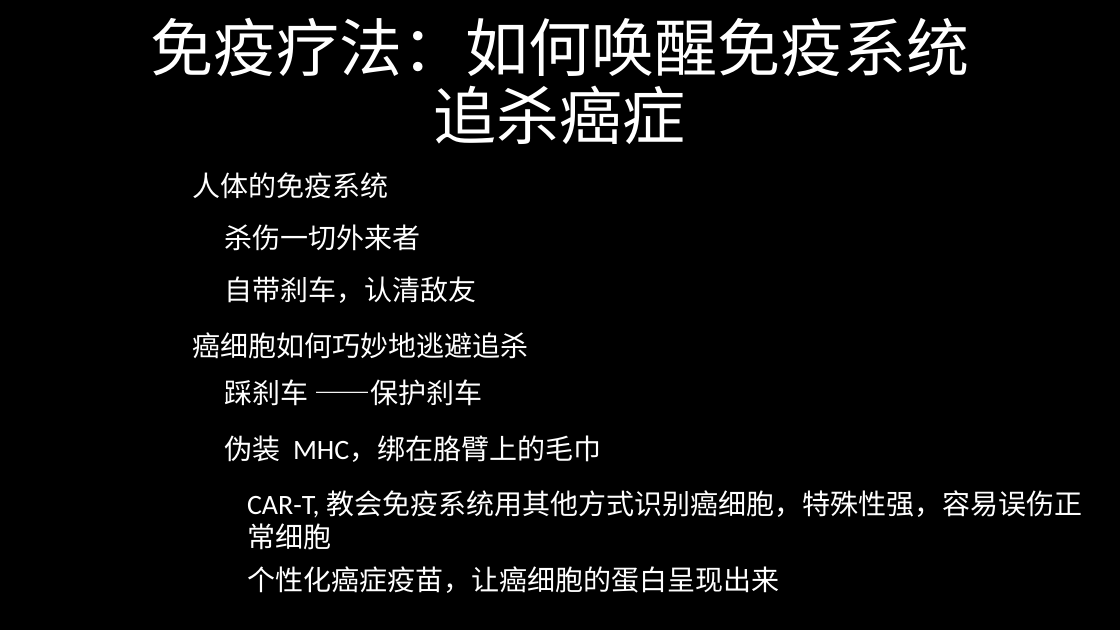
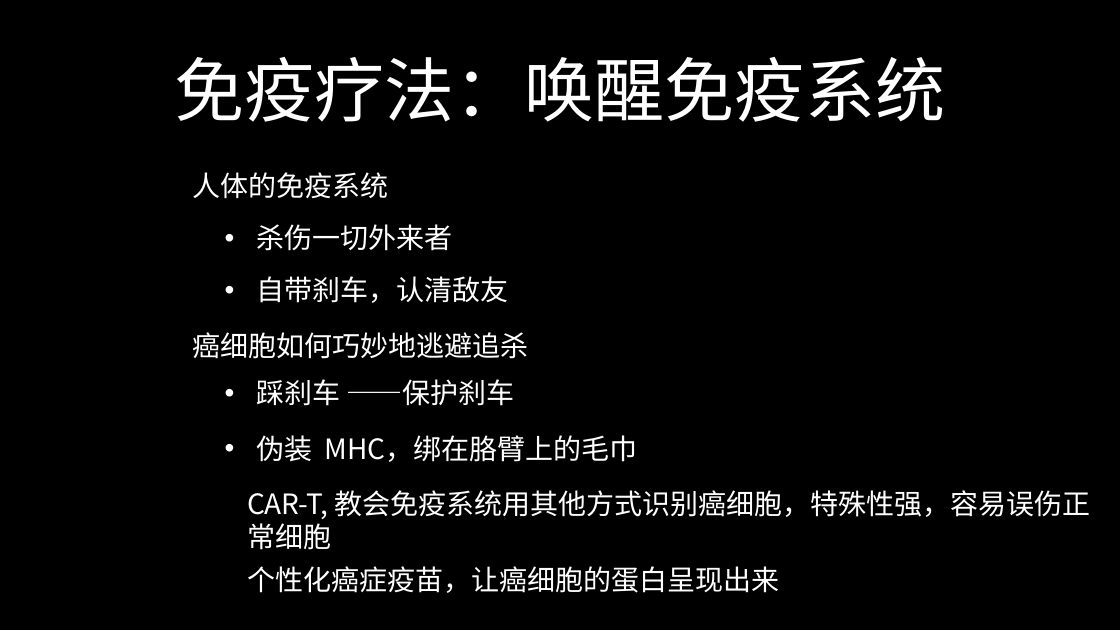
Before and after one commit to FredJiangFei/freetalk, a slide deck: slide 14 of 癌症/癌症.pptx (slide 13 before the commit). Drawn at 1120x630 pixels with LibreOffice and Linux fonts; fonts in the diff are those of the drawing. Boxes give left, top, right and bottom in pixels: in the first picture for what was removed or moved away, otherwise in the second. Text is boxed around its words. In the diff, an @@ line names an element or a change of style, - is before the commit and + after.

```diff
--- a/癌症/癌症.pptx
+++ b/癌症/癌症.pptx
@@ title at (175,57,945,122): text changed; size 54 to 60 pt; font Calibri to Noto Sans CJK SC @@
-免疫疗法：如何唤醒免疫系统追杀癌症
+免疫疗法：唤醒免疫系统
@@ font Calibri to Noto Sans CJK SC; bullet none to • in 4 elements at (256,379,514,406), (256,276,508,303), (256,435,638,462), (256,224,452,251) @@
@@ text "CAR-T, 教会免疫系统用其他方式识别癌细胞，特殊性强，容易误伤正常细胞" at (247,490,1090,550): font Calibri to Noto Sans CJK SC @@
```
Also in this commit, not shown: 14 other slides changed, 1 slide added.
